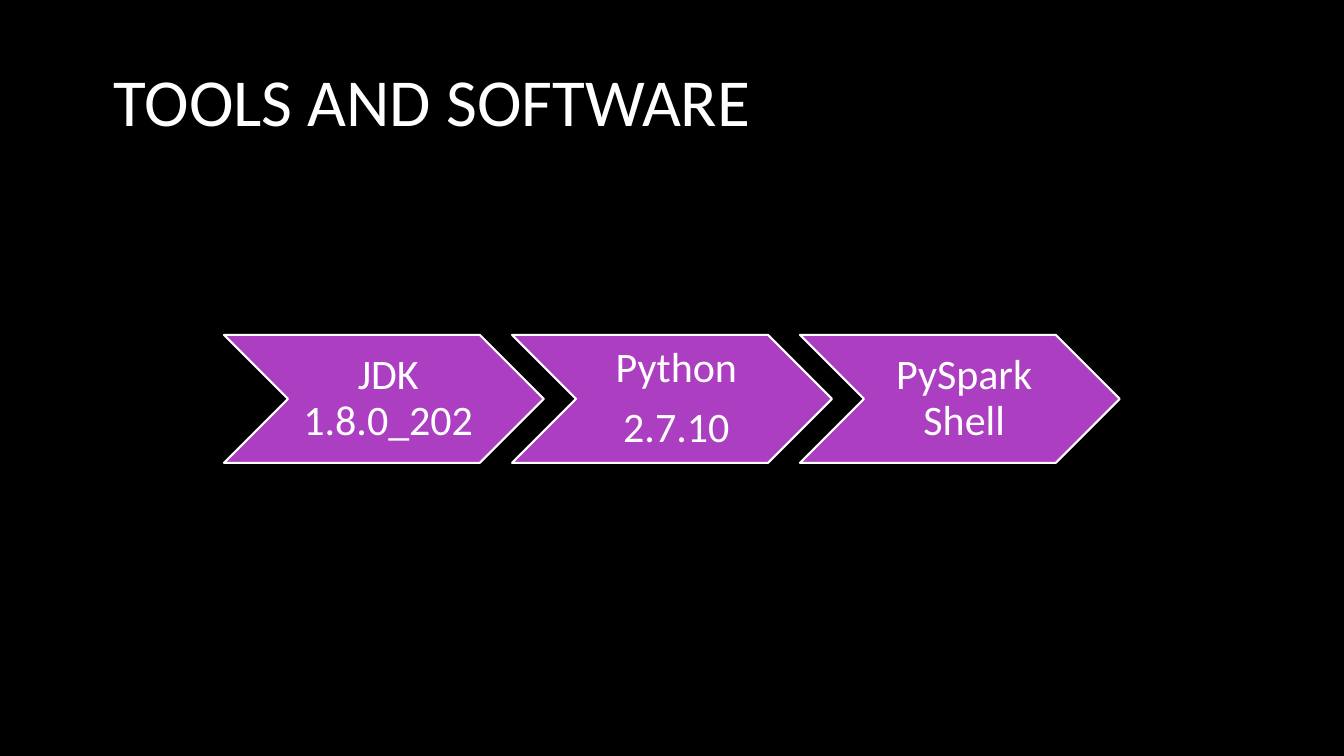
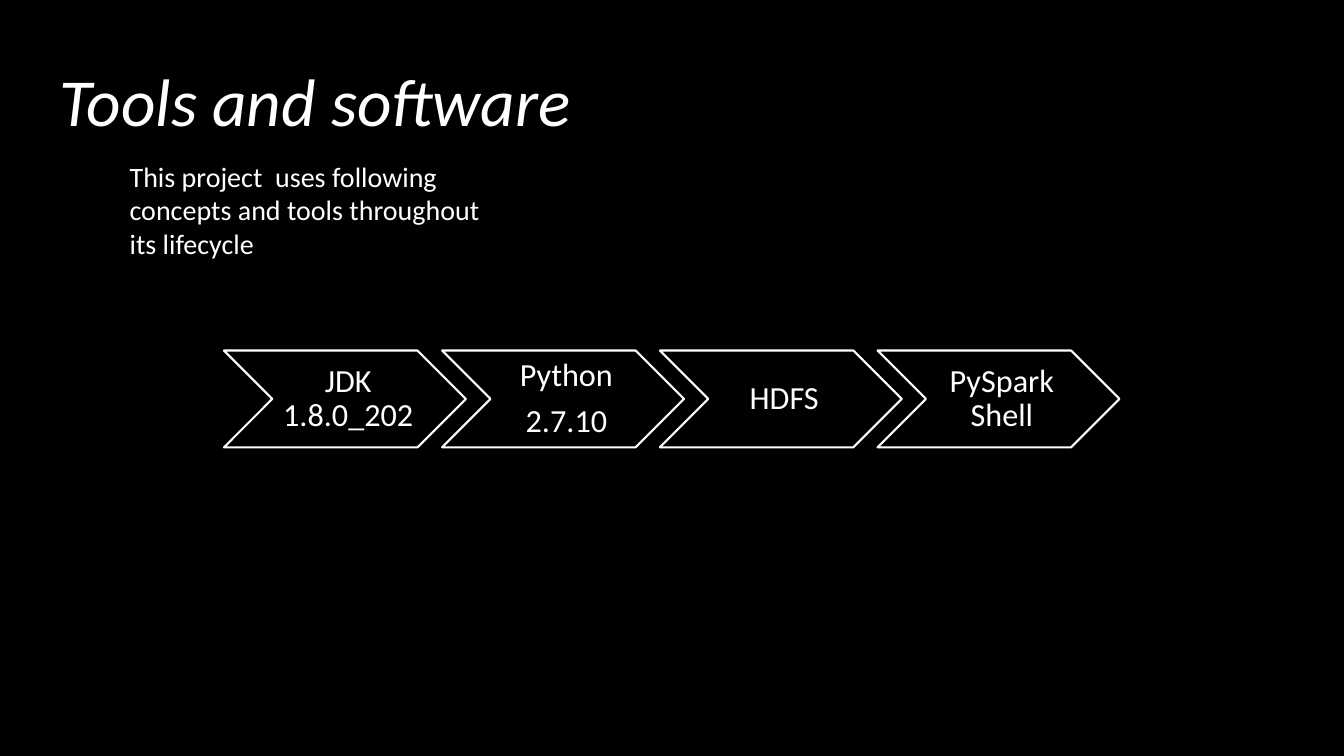
Before and after one commit to EvanGrill/CS436_Big_Data_Systems, a slide deck: slide 9 of doc/Bigdataproposal.pptx. Drawn at 1344x756 pixels with LibreOffice and Linux fonts; fonts in the diff are those of the drawing; background and template pictures are left out. Boxes give left, top, right and bottom in pixels: in the first picture for what was removed or moved away, otherwise in the second. Text is boxed around its words. In the diff, an @@ line names an element or a change of style, - is before the commit and + after.

```diff
--- a/doc/Bigdataproposal.pptx
+++ b/doc/Bigdataproposal.pptx
@@ title at <box>60,79,570,127</box>: text changed; italic on @@
-TOOLS AND SOFTWARE
+Tools and software
@@ text added at <box>130,167,479,259</box>, 20 pt, text #FFFFFF @@
+This project uses following
+concepts and tools throughout
+its lifecycle
@@ chevron: place and size @@
-chevron at <box>224,335,543,463</box>
+chevron at <box>224,351,466,448</box>
@@ text "JDK 1.8.0_202": place and size @@
-text "JDK 1.8.0_202" at <box>303,362,473,441</box>
+text "JDK 1.8.0_202" at <box>283,371,413,431</box>
@@ fill #AC3EC1 to none in 3 elements at <box>224,351,466,448</box>, <box>878,351,1120,448</box>, <box>443,351,685,448</box> @@
@@ chevron: place and size @@
-chevron at <box>512,335,832,463</box>
+chevron at <box>443,351,685,448</box>
@@ size 30 to 23 pt; less space between paragraphs in 3 elements at <box>283,371,413,431</box>, <box>950,369,1054,427</box>, <box>520,363,613,433</box> @@
@@ text "Python": place and size @@
-text "Python" at <box>616,353,737,443</box>
+text "Python" at <box>520,363,613,433</box>
@@ chevron added at <box>660,351,902,448</box>, outline #FFFFFF 1.5 pt @@
@@ chevron: place and size @@
-chevron at <box>801,335,1120,463</box>
+chevron at <box>878,351,1120,448</box>
@@ text "PySpark Shell": place and size @@
-text "PySpark Shell" at <box>896,360,1032,436</box>
+text "PySpark Shell" at <box>950,369,1054,427</box>
@@ text added at <box>750,388,819,410</box>, 23 pt, text #FFFFFF @@
+HDFS
```
Also in this commit, not shown: 7 other slides changed, 3 slides added, 3 slides removed.
